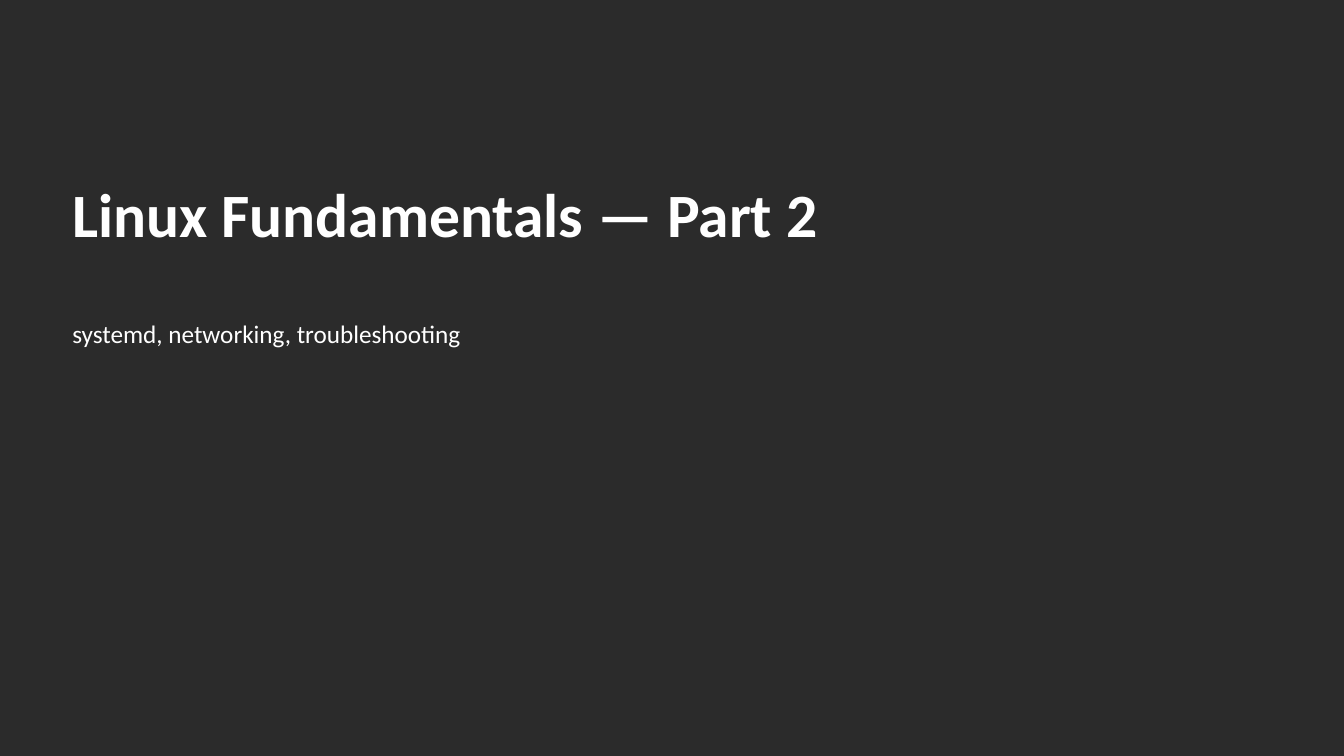
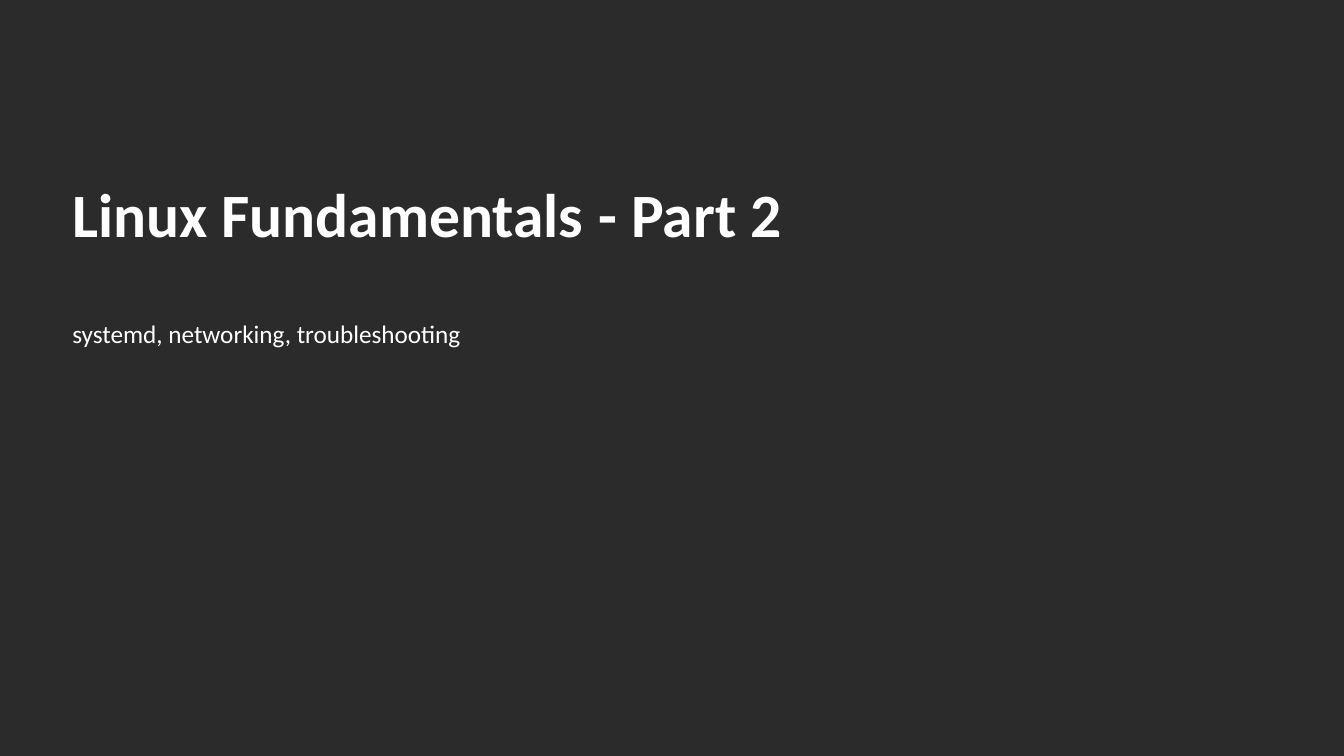
Before and after one commit to EmertxeInfoTech/Allegion-Training-Materials, a slide deck: slide 1 of yocto_training_all_session_decks/session_decks/D1S3_Linux_Fundamentals_Part2.pptx. Drawn at 1344x756 pixels with LibreOffice and Linux fonts; fonts in the diff are those of the drawing; background and template pictures are left out; a plain dark background stands for a picture behind light text. Boxes give left, top, right and bottom in pixels: in the first picture for what was removed or moved away, otherwise in the second. Text is boxed around its words. In the diff, an @@ line names an element or a change of style, - is before the commit and + after.

```diff
--- a/yocto_training_all_session_decks/session_decks/D1S3_Linux_Fundamentals_Part2.pptx
+++ b/yocto_training_all_session_decks/session_decks/D1S3_Linux_Fundamentals_Part2.pptx
@@ title at bbox=[72, 193, 781, 238]: text changed @@
-Linux Fundamentals — Part 2
+Linux Fundamentals - Part 2
```
Also in this commit, not shown: 5 other slides changed, 12 other files.
